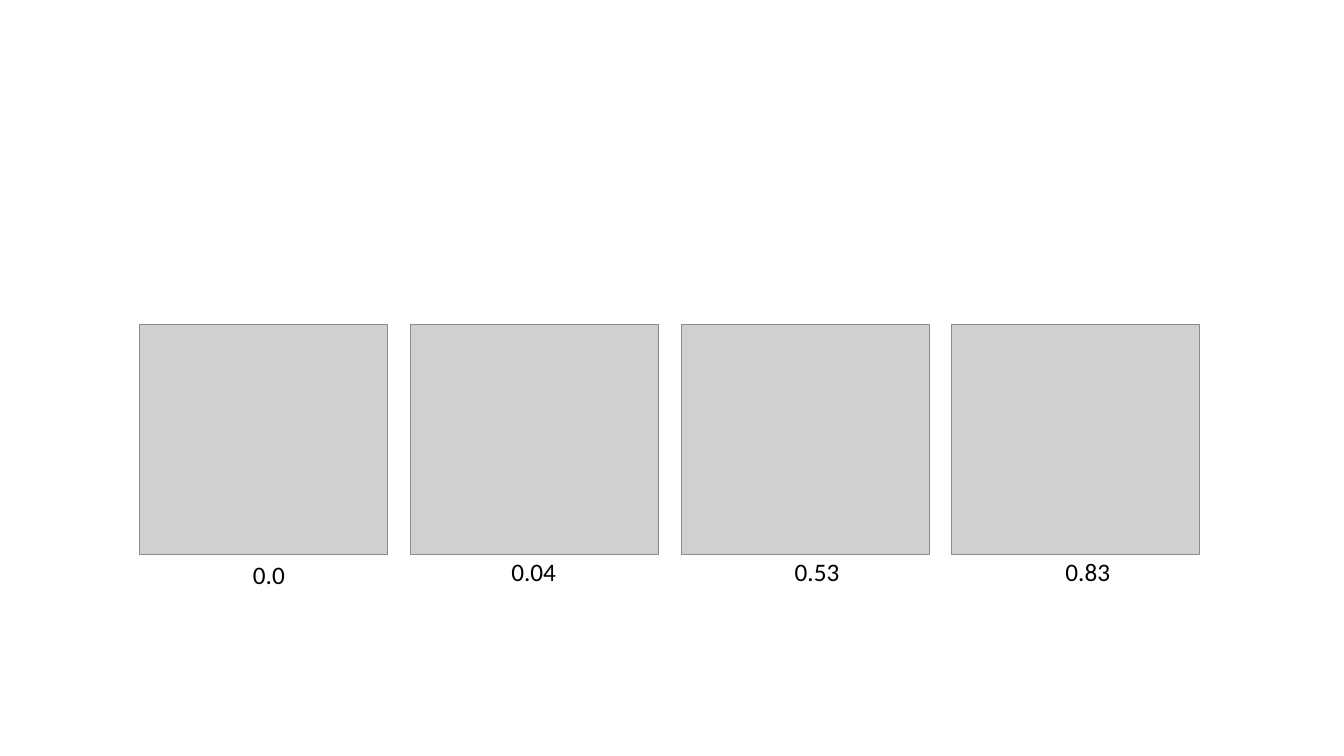
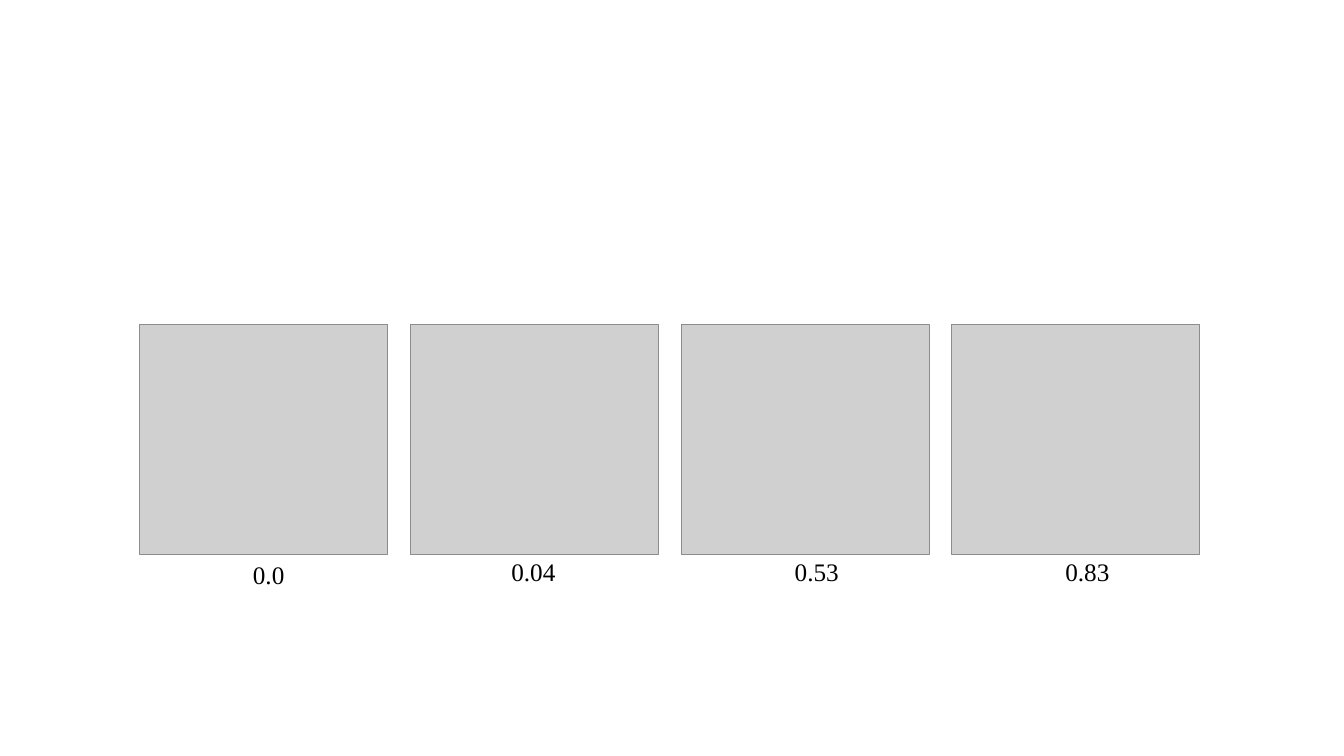
Before and after one commit to tuandnvn/learn-to-perform, a slide deck: slide 5 of miscellanous/Presentation1.pptx. Drawn at 1344x756 pixels with LibreOffice and Linux fonts; fonts in the diff are those of the drawing; grey boxes stand for pictures. Boxes give left, top, right and bottom in pixels: in the first picture for what was removed or moved away, otherwise in the second. Text is boxed around its words. In the diff, an @@ line names an element or a change of style, - is before the commit and + after.

```diff
--- a/miscellanous/Presentation1.pptx
+++ b/miscellanous/Presentation1.pptx
@@ font Calibri to Times New Roman in 4 elements at bbox=[253, 567, 284, 585], bbox=[511, 564, 555, 582], bbox=[795, 564, 839, 582], bbox=[1065, 564, 1109, 582] @@
```
Also in this commit, not shown: 2 other slides changed, 28 other files.
